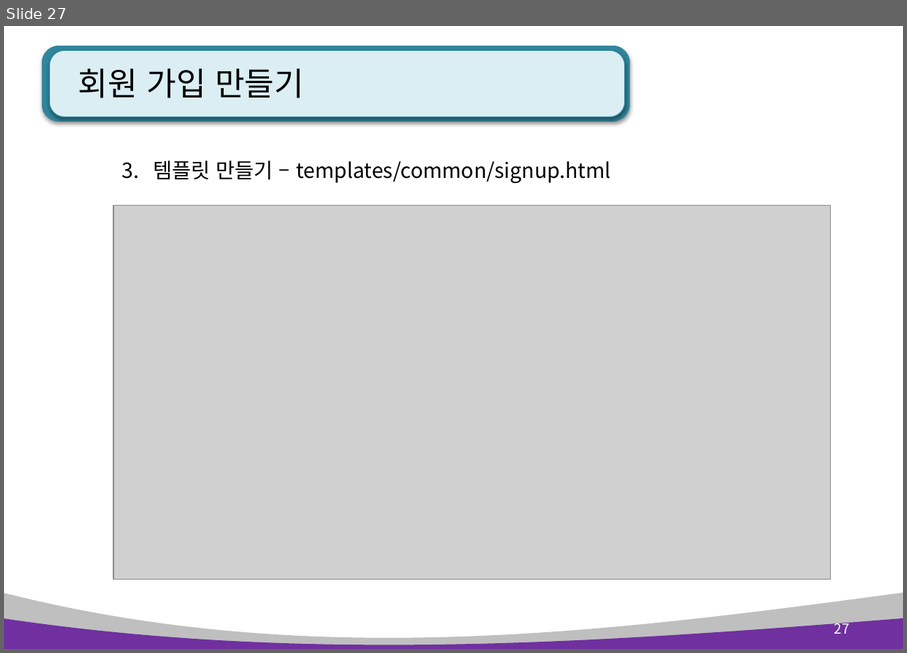
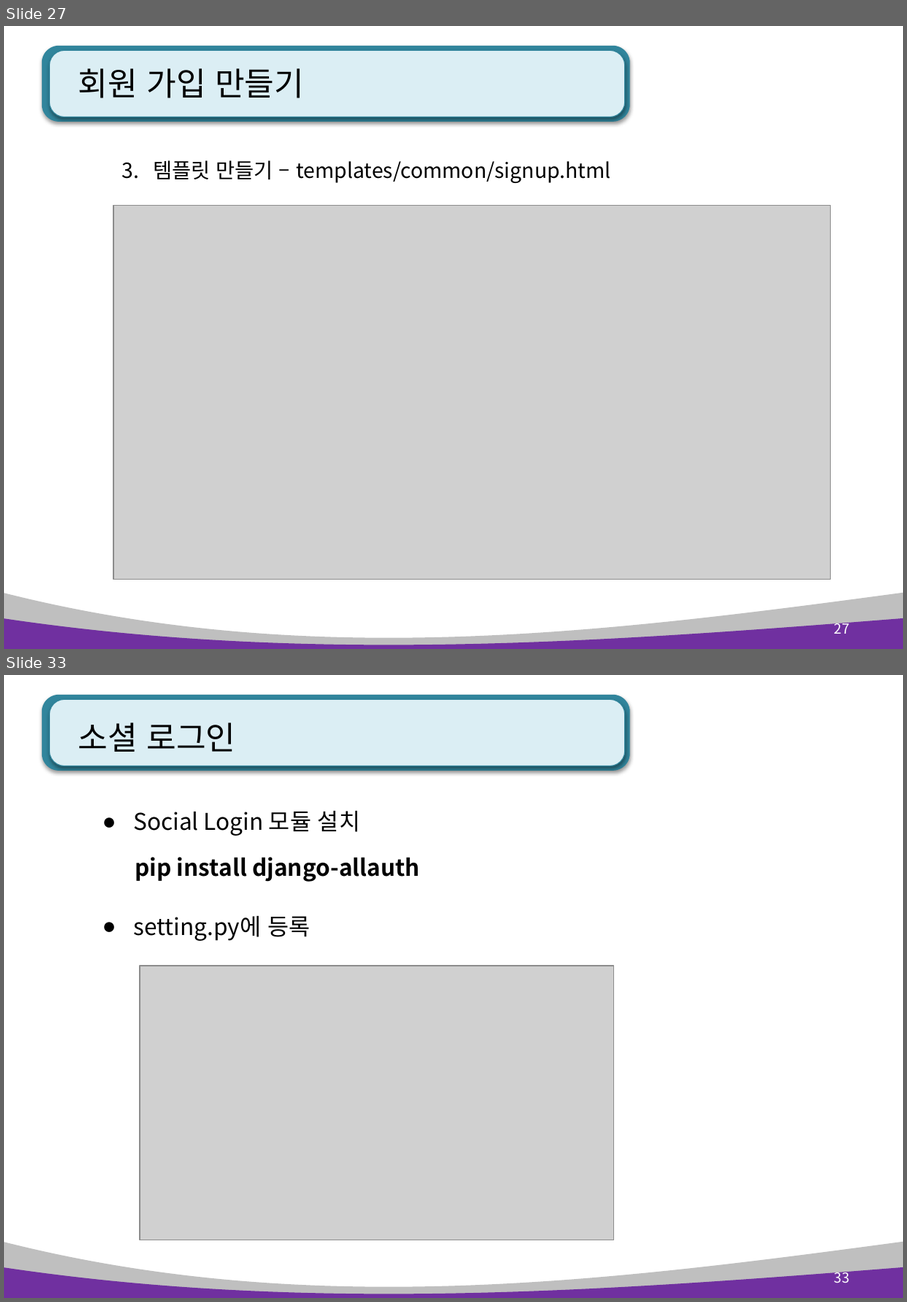
Before and after one commit to kiyongee2/green_project_web, a slide deck: django_ppt/blog_ppt/3장. blog 회원 관리.pptx. Shown one above the other, each under a label of ours: slide 27 before the commit, slides 27 and 33 after it; the slides between them are not shown. The pictures are 907x653 and 907x1302 pixels, drawn with LibreOffice and Linux fonts; fonts in the diff are those of the drawing; grey boxes stand for pictures. Boxes give left, top, right and bottom in pixels: in the first picture for what was removed or moved away, otherwise in the second. Text is boxed around its words. In the diff, an @@ line names an element or a change of style, - is before the commit and + after.

Commit message:
django ppt update

```diff
--- a/django_ppt/blog_ppt/3장. blog 회원 관리.pptx
+++ b/django_ppt/blog_ppt/3장. blog 회원 관리.pptx
@@ slide 33 added at (x1=4, y1=675, x2=903, y2=1298), background #FFFFFF; not listed: 4 template elements that a slide beside it also shows @@
@@ title added at (x1=78, y1=722, x2=235, y2=752), 28 pt, text #000000 @@
+소셜 로그인
@@ text added at (x1=133, y1=811, x2=360, y2=836), 20 pt, text #000000 @@
+● Social Login 모듈 설치
@@ text added at (x1=135, y1=857, x2=420, y2=882), 20 pt, text #000000, bold @@
+pip install django-allauth
@@ text added at (x1=133, y1=916, x2=310, y2=941), 20 pt, text #000000 @@
+● setting.py에 등록
@@ picture added at (x1=141, y1=966, x2=614, y2=1240) @@
@@ page number added at (x1=835, y1=1268, x2=850, y2=1283), 12 pt, text #FFFFFF @@
+33
```
Also in this commit, not shown: 12 other slides added, 1 slide removed, 4 other files.
